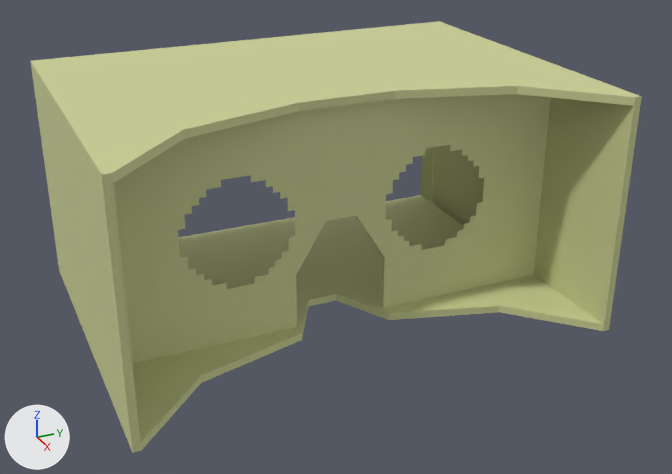
What one commit did to the OBJ model models/cardboard.obj.
The view is the same before and after, from a 50 mm lens placed at (0.223, -0.0997, 0.1036), pointed at (-0.0053, 0.003, -0.0106). Every picture has the same lights, and +X, +Y and +Z are marked at lower left. Where no turn or scale is listed for an object, it has been applied to the vertices.

Objects in the first picture: 'Cardboard_Cube.001'.
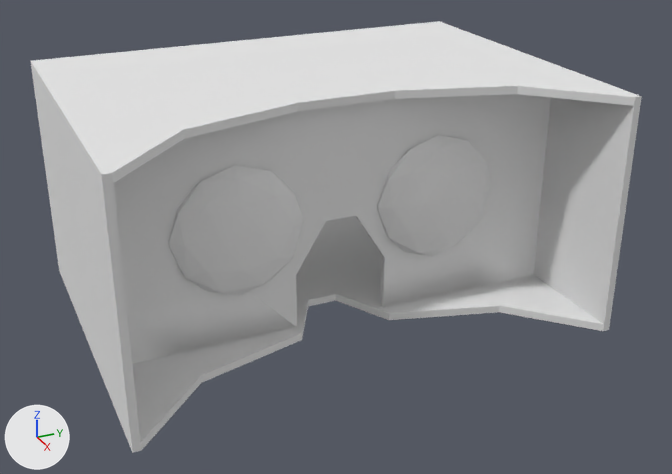
Pixel boxes [x1, y1, x2, y2] of what changed, in the pictures (672 x 474 px):
'Cardboard_Cube.001', recoloured: [31, 21, 642, 453] in both
'Lens.Left_Icosphere.001', added: after [168, 165, 304, 295]
'Lens.Right_Icosphere.002', added: after [377, 135, 491, 256]

What changed in the scene script:
```text
Change mat_material:
    mat_material.base_color: (0.609, 0.64, 0.306) -> (0.8, 0.8, 0.8)  # beige #cdd196 -> white #e7e7e7
Add mat_material_001:
    mat_material_001 = principled_material('Material.001')
    mat_material_001.base_color = (0.8, 0.8, 0.8)  # white #e7e7e7
    mat_material_001.roughness = 1.0
Add me_lens_right_icosphere_002:
    me_lens_right_icosphere_002.from_pydata(...)  # 42 vertices, 80 faces; spans x 0.0017..0.0092, y 0.011..0.049, z -0.0174..0.0206
    me_lens_right_icosphere_002.materials.append(mat_material_001)  # white #e7e7e7
Add me_lens_left_icosphere_001:
    me_lens_left_icosphere_001.from_pydata(...)  # 42 vertices, 80 faces; spans x 0.0017..0.0092, y -0.0494..-0.0115, z -0.0174..0.0206
    me_lens_left_icosphere_001.materials.append(mat_material_001)  # white #e7e7e7
Add ob_lens_right_icosphere_002:
    ob_lens_right_icosphere_002 = bpy.data.objects.new('Lens.Right_Icosphere.002', me_lens_right_icosphere_002)
    ob_lens_right_icosphere_002.location = (0.0, 0.0, 0.0)
Add ob_lens_left_icosphere_001:
    ob_lens_left_icosphere_001 = bpy.data.objects.new('Lens.Left_Icosphere.001', me_lens_left_icosphere_001)
    ob_lens_left_icosphere_001.location = (0.0, 0.0, 0.0)
```
